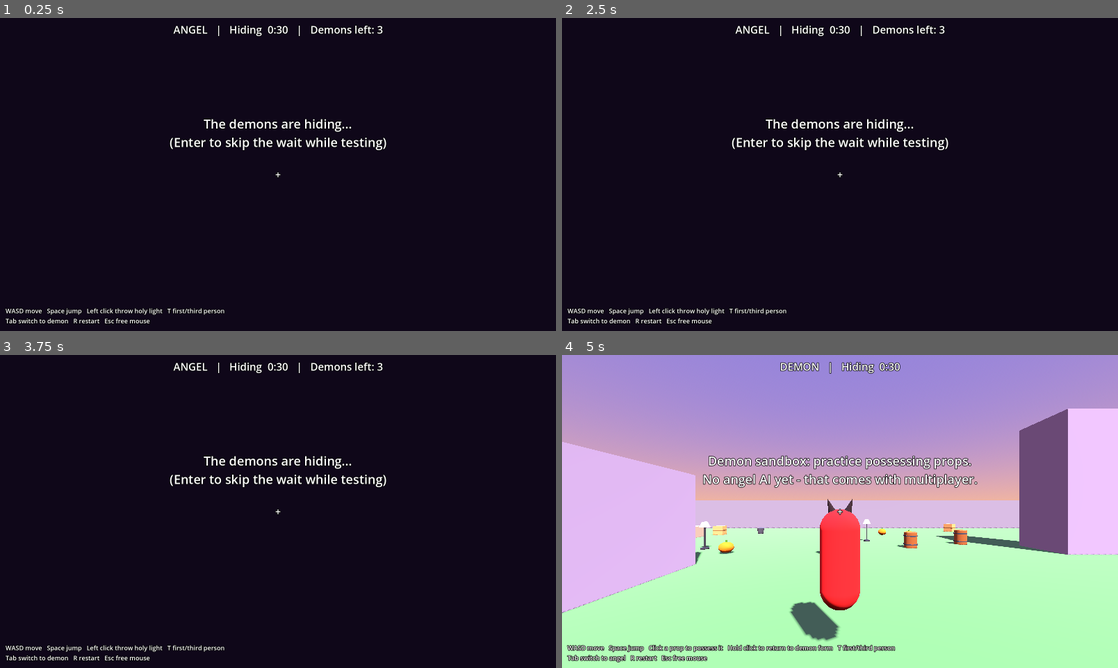
Above: before the commit, frames 1-4 (two rows, left to right).
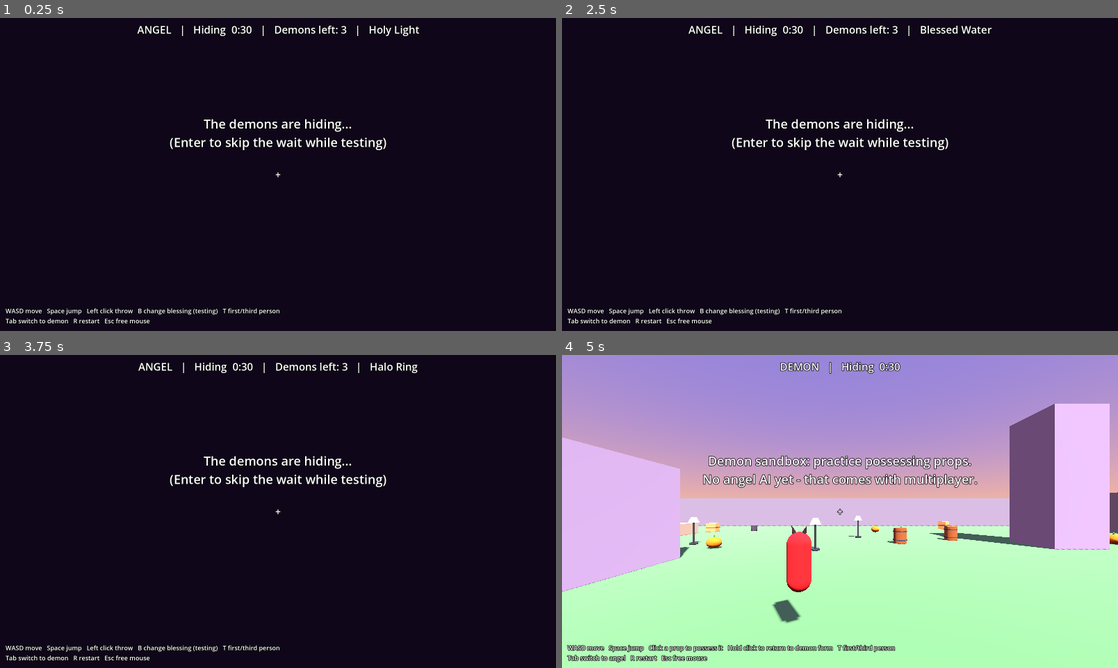
Above: after the commit, the same moments.

Repository: theobigdog/Halos_and_Horns
Game: Godot game, scene res://main.tscn
Two runs of this game, one before a commit and one after it. Both use one fixed random seed, a clock stepped at 60 frames per second and the inputs below.
Inputs (mouse positions are in pixels of both pictures, inside the frame that each line leads up to):
- Up to frame 1 (0.25 s): no input
- Up to frame 2 (2.5 s): tap Enter (skip_hiding) at 0.5 s; move the mouse to (867, 174) at 0.52 s; press the mouse at (867, 174) at 0.53 s; hold W (move_forward) from 0.53 s (still down); tap Space (jump) at 0.77, 1.07, 1.52, 1.82 s; tap Tab (switch_role) at 0.8, 1.35 s; tap A (move_left) at 1.25 s; move the mouse to (812, 174) at 1.27 s; release the mouse at (812, 174) at 1.28 s; click (812, 174) at 1.42 s; tap T (toggle_view) at 1.55 s; tap R (restart) at 2 s; move the mouse to (851, 168) at 2.02 s; hold T (toggle_view) from 2.03 s (still down); click (851, 168) at 2.17 s; tap B (cycle_blessing, bound only after the commit) at 2.3 s
- Up to frame 3 (3.75 s): keep holding W (move_forward); tap R (restart) at 2.75, 3.5 s; move the mouse to (272, 517) at 2.77 s; release T (toggle_view) at 2.78 s; tap B (cycle_blessing, bound only after the commit) at 2.85 s; click (272, 517) at 2.92 s; tap Space (jump) at 3.02, 3.05, 3.32, 3.6 s; move the mouse to (316, 514) at 3.52 s; press the mouse at (316, 514) at 3.53 s
- Up to frame 4 (5 s): keep holding W (move_forward); tap Space (jump) at 3.77, 4.07, 4.52, 4.82 s; tap R (restart) at 4.15, 4.25 s; move the mouse to (795, 508) at 4.27 s; release the mouse at (795, 508) at 4.28 s; click (795, 508) at 4.35 s; tap Tab (switch_role) at 4.55 s

The runs differ from the first frame. In frame 1, 1.0% of the frame differs, in the area x 24-76%, y 2-95%; in frame 2, 1.1%; in frame 3, 1.0%; in frame 4, 11%, in the area x 0-100%, y 15-92%.

Commit message:
Playtest round 2: softer sounds, blessing types, small demon, prop outline
- Sounds are now soft chimes instead of harsh beeps
- Five blessing types (Holy Light, Blessed Water, Halo Ring, Feather,
  Choir Note), each with its own color and throw sound; B cycles them
  for testing (later these tie to angel cosmetics)
- Demons are 60% of angel size
- Third-person camera sits over the right shoulder and above the head,
  so your own demon never covers the crosshair
- The prop under the crosshair gets an orange outline
- Tests cover all of the above, including the crosshair-blocking bug

Co-Authored-By: Claude Opus 5.5 <noreply@anthropic.com>
Claude-Session: https://claude.ai/code/session_01WDwUU59zpfK1jPnNQB5a8j

Diff:
--- /dev/null
+++ b/scripts/blessings.gd
@@ -0,0 +1,23 @@
+# The kinds of blessed projectiles angels can throw. All deal holy damage;
+# they differ in look and sound. Later these get tied to angel skins/cosmetics.
+extends RefCounted
+
+const KINDS := {
+	"holy_light": {"label": "Holy Light", "color": Color(1.0, 0.9, 0.4)},
+	"blessed_water": {"label": "Blessed Water", "color": Color(0.45, 0.75, 1.0)},
+	"halo_ring": {"label": "Halo Ring", "color": Color(1.0, 0.8, 0.2)},
+	"feather": {"label": "Feather", "color": Color(0.95, 0.95, 1.0)},
+	"choir": {"label": "Choir Note", "color": Color(0.85, 0.65, 1.0)},
+}
+
+
+static func names() -> Array:
+	return KINDS.keys()
+
+
+static func label(kind: String) -> String:
+	return KINDS[kind]["label"]
+
+
+static func color(kind: String) -> Color:
+	return KINDS[kind]["color"]
--- a/scripts/main.gd
+++ b/scripts/main.gd
@@ -7,6 +7,7 @@
 const Player = preload("res://scripts/player.gd")
 const BotDemon = preload("res://scripts/bot_demon.gd")
 const Sfx = preload("res://scripts/sfx.gd")
+const Blessings = preload("res://scripts/blessings.gd")
 
 const HIDE_TIME := 30.0
 const HUNT_TIME := 180.0
@@ -49,7 +50,7 @@
 	player = Player.new()
 	player.role = role
 	add_child(player)
-	player.threw.connect(func(): _play("throw"))
+	player.threw.connect(func(kind): _play("throw_" + kind))
 	player.form_changed.connect(func(): _play("possess"))
 	player.hit_confirmed.connect(_on_hit_confirmed)
 	Input.mouse_mode = Input.MOUSE_MODE_CAPTURED
@@ -73,6 +74,7 @@
 	_add_key("move_right", KEY_D)
 	_add_key("jump", KEY_SPACE)
 	_add_key("toggle_view", KEY_T)
+	_add_key("cycle_blessing", KEY_B)
 	_add_key("switch_role", KEY_TAB)
 	_add_key("restart", KEY_R)
 	_add_key("skip_hiding", KEY_ENTER)
@@ -225,7 +227,7 @@
 	time_left = HIDE_TIME
 	blind_rect.visible = role == "angel"
 	if role == "angel":
-		controls_label.text = "WASD move   Space jump   Left click throw holy light   T first/third person\nTab switch to demon   R restart   Esc free mouse"
+		controls_label.text = "WASD move   Space jump   Left click throw   B change blessing (testing)   T first/third person\nTab switch to demon   R restart   Esc free mouse"
 		_toast("The demons are hiding...\n(Enter to skip the wait while testing)", HIDE_TIME)
 	else:
 		controls_label.text = "WASD move   Space jump   Click a prop to possess it   Hold click to return to demon form   T first/third person\nTab switch to angel   R restart   Esc free mouse"
@@ -329,13 +331,15 @@
 
 func _build_sounds() -> void:
 	var streams := {
-		"throw": Sfx.throw_sound(),
 		"hit": Sfx.hit_sound(),
 		"caught": Sfx.caught_sound(),
 		"possess": Sfx.possess_sound(),
 	}
+	for kind in Blessings.names():
+		streams["throw_" + kind] = Sfx.throw_sound(kind)
 	for sound_name in streams:
 		var asp := AudioStreamPlayer.new()
+		asp.max_polyphony = 4   # overlapping plays layer instead of cutting off
 		asp.stream = streams[sound_name]
 		add_child(asp)
 		_sounds[sound_name] = asp
@@ -366,7 +370,7 @@
 	var side := "ANGEL" if role == "angel" else "DEMON"
 	var text := "%s   |   %s  %s" % [side, phase, clock if state != State.ENDED else ""]
 	if role == "angel":
-		text += "   |   Demons left: %d" % bots_left
+		text += "   |   Demons left: %d   |   %s" % [bots_left, Blessings.label(player.blessing)]
 	status_label.text = text
 	_hitmarker_time -= delta
 	if _hitmarker_time > 0.0:
--- a/scripts/player.gd
+++ b/scripts/player.gd
@@ -3,12 +3,13 @@
 extends CharacterBody3D
 
 signal hit_confirmed   # one of our throws hit a demon
-signal threw           # we threw holy light
+signal threw(kind)     # we threw a blessed projectile of this kind
 signal form_changed    # we possessed a prop or returned to demon form
 
 const PropLib = preload("res://scripts/prop_library.gd")
 const Projectile = preload("res://scripts/projectile.gd")
 const Effects = preload("res://scripts/effects.gd")
+const Blessings = preload("res://scripts/blessings.gd")
 
 const ANGEL_SPEED := 6.0
 const DEMON_SPEED := 6.5
@@ -19,7 +20,10 @@
 const POSSESS_REACH := 6.0        # how far past the camera a demon can possess
 const THIRD_PERSON_DISTANCE := 3.5
 const HOLD_TO_RETURN := 0.6       # seconds to hold left click to leave a prop
-const BODY_HEIGHT := 1.7
+const BODY_HEIGHT := 1.7         # angel height
+const DEMON_SCALE := 0.6          # demons are little gremlins: 60% of angel size
+const SHOULDER_OFFSET := 0.7      # third-person camera sits over the right shoulder
+const OUTLINE_COLOR := Color(1.0, 0.35, 0.1)
 
 var role := "demon"           # "angel" or "demon"
 var frozen := false           # true while angels wait out the hiding period
@@ -27,12 +31,15 @@
 var look_target_type := ""    # prop type the demon is aiming at (for the HUD hint)
 var first_person := {"angel": true, "demon": false}
 var hold_fraction := 0.0      # 0-1 progress of hold-to-return (for the HUD)
+var blessing := "holy_light"  # which blessed projectile an angel throws
 
 var gravity: float = ProjectSettings.get_setting("physics/3d/default_gravity")
 var _shoot_cooldown := 0.0
 var _holding := false
 var _hold_time := 0.0
 var _form_height := BODY_HEIGHT
+var _hover_prop: Node3D       # prop currently outlined under the crosshair
+var _outline_mat: StandardMaterial3D
 
 var shape_node: CollisionShape3D
 var visual_root: Node3D
@@ -64,6 +71,7 @@
 	look_target_type = ""
 	_holding = false
 	hold_fraction = 0.0
+	_set_hover(null)
 	pivot.rotation = Vector3.ZERO
 	_apply_form()
 
@@ -77,11 +85,12 @@
 		_form_height = PropLib.height(possessed_type)
 	else:
 		visual_root.add_child(_make_body_visual())
+		var body_scale := _body_scale()
 		var capsule := CapsuleShape3D.new()
-		capsule.radius = 0.35
-		capsule.height = BODY_HEIGHT
+		capsule.radius = 0.35 * body_scale
+		capsule.height = BODY_HEIGHT * body_scale
 		shape_node.shape = capsule
-		_form_height = BODY_HEIGHT
+		_form_height = BODY_HEIGHT * body_scale
 	shape_node.position.y = _form_height / 2.0
 	_apply_camera()
 
@@ -89,13 +98,20 @@
 func _apply_camera() -> void:
 	if first_person[role]:
 		# Eyes at the top of the body, or just above the possessed prop.
-		pivot.position.y = 1.55 if possessed_type == "" else _form_height + 0.15
+		pivot.position.y = _form_height * 0.9 if possessed_type == "" else _form_height + 0.15
+		spring.position.x = 0.0
 		spring.spring_length = 0.0
 		visual_root.visible = false
 	else:
-		pivot.position.y = maxf(_form_height * 0.8, 0.6) + 0.3
+		# Over the shoulder and above the head, so our own body never covers the crosshair.
+		pivot.position.y = maxf(_form_height, 0.6) + 0.35
+		spring.position.x = SHOULDER_OFFSET
 		spring.spring_length = THIRD_PERSON_DISTANCE
 		visual_root.visible = true
+
+
+func _body_scale() -> float:
+	return 1.0 if role == "angel" else DEMON_SCALE
 
 
 func toggle_view() -> void:
@@ -149,6 +165,7 @@
 			eye.material_override = yellow
 			eye.position = Vector3(0.12 * side, 1.45, -0.31)   # -Z is forward
 			root.add_child(eye)
+		root.scale = Vector3.ONE * DEMON_SCALE
 	return root
 
 
@@ -166,6 +183,9 @@
 		return
 	if event.is_action_pressed("toggle_view"):
 		toggle_view()
+		return
+	if event.is_action_pressed("cycle_blessing") and role == "angel":
+		cycle_blessing()
 		return
 	if frozen:
 		return
@@ -219,9 +239,36 @@
 			hold_fraction = 0.0
 			unpossess()
 	var target := _aim_ray(spring.spring_length + POSSESS_REACH)
-	look_target_type = ""
+	var hovered: Node3D = null
 	if not target.is_empty() and target["collider"].is_in_group("prop"):
-		look_target_type = target["collider"].get_meta("prop_type")
+		hovered = target["collider"]
+	_set_hover(hovered)
+	look_target_type = hovered.get_meta("prop_type") if hovered else ""
+
+
+# Outline the prop under the crosshair so you know exactly what you'll become.
+func _set_hover(prop: Node3D) -> void:
+	if prop == _hover_prop and is_instance_valid(prop):
+		return
+	if is_instance_valid(_hover_prop):
+		_apply_outline(_hover_prop, null)
+	_hover_prop = prop
+	if prop:
+		if _outline_mat == null:
+			_outline_mat = StandardMaterial3D.new()
+			_outline_mat.shading_mode = BaseMaterial3D.SHADING_MODE_UNSHADED
+			_outline_mat.cull_mode = BaseMaterial3D.CULL_FRONT   # only the "shell" shows
+			_outline_mat.grow = true
+			_outline_mat.grow_amount = 0.04
+			_outline_mat.albedo_color = OUTLINE_COLOR
+		_apply_outline(prop, _outline_mat)
+
+
+func _apply_outline(node: Node, material: Material) -> void:
+	for child in node.get_children():
+		if child is MeshInstance3D:
+			child.material_overlay = material
+		_apply_outline(child, material)
 
 
 # Ray straight out of the camera (the crosshair), ignoring ourselves.
@@ -259,6 +306,7 @@
 
 func _shoot() -> void:
 	var p := Projectile.new()
+	p.color = Blessings.color(blessing)   # before add_child: its glow is built on entering the world
 	get_parent().add_child(p)
 	var forward := -camera.global_transform.basis.z
 	# In third person, start the throw at the angel's hand height, not back at the camera.
@@ -274,4 +322,9 @@
 	p.velocity = direction * PROJECTILE_SPEED + Vector3.UP * 0.6
 	p.shooter = self
 	_shoot_cooldown = SHOOT_COOLDOWN
-	threw.emit()
+	threw.emit(blessing)
+
+
+func cycle_blessing() -> void:
+	var kinds := Blessings.names()
+	blessing = kinds[(kinds.find(blessing) + 1) % kinds.size()]
--- a/scripts/projectile.gd
+++ b/scripts/projectile.gd
@@ -7,8 +7,7 @@
 const DAMAGE := 25
 const GRAVITY := 4.0
 const LIFETIME := 3.0
-const COLOR := Color(1.0, 0.9, 0.4)
-
+var color := Color(1.0, 0.9, 0.4)   # set by the thrower from its blessing type
 var velocity := Vector3.ZERO
 var shooter: CollisionObject3D
 var _life := LIFETIME
@@ -21,9 +20,9 @@
 	s.height = 0.24
 	mi.mesh = s
 	var m := StandardMaterial3D.new()
-	m.albedo_color = COLOR
+	m.albedo_color = color
 	m.emission_enabled = true
-	m.emission = COLOR
+	m.emission = color
 	m.emission_energy_multiplier = 2.0
 	mi.material_override = m
 	add_child(mi)
--- a/scripts/sfx.gd
+++ b/scripts/sfx.gd
@@ -1,24 +1,38 @@
 # Placeholder sound effects, generated in code so there are no audio files yet.
-# Swap these for real sounds later.
+# Soft, chime-like tones: sine partials with a gentle attack and a smooth decay.
+# Swap these for real recorded sounds later.
 extends RefCounted
 
 const RATE := 22050
 
 
-# A tone sliding from f_start to f_end Hz, with a quick fade-out.
-# noise_mix 0-1 blends in white noise (for whooshy sounds).
-static func tone(f_start: float, f_end: float, seconds: float, volume := 0.5, noise_mix := 0.0) -> AudioStreamWAV:
+# Bell/chime: a few sine partials (Hz, relative loudness) with exponential decay.
+# shimmer adds a slow wobble; air adds soft filtered noise (breathy, feathery).
+static func chime(partials: Array, seconds: float, volume := 0.2, decay := 5.0,
+		shimmer := 0.0, air := 0.0, glide := 1.0) -> AudioStreamWAV:
 	var n := int(RATE * seconds)
 	var data := PackedByteArray()
 	data.resize(n * 2)
-	var phase := 0.0
+	var phases := []
+	for p in partials:
+		phases.append(0.0)
+	var noise := 0.0
 	for i in n:
-		var t := float(i) / n
-		var freq := lerpf(f_start, f_end, t)
-		phase += TAU * freq / RATE
-		var env := minf(t * 30.0, 1.0) * (1.0 - t)   # tiny attack, linear fade
-		var s := lerpf(sin(phase), randf_range(-1.0, 1.0), noise_mix)
-		data.encode_s16(i * 2, int(clampf(s * env * volume, -1.0, 1.0) * 32767.0))
+		var t := float(i) / RATE
+		var attack := minf(t / 0.015, 1.0)          # 15 ms fade-in: no click
+		var env := attack * exp(-decay * t / seconds)
+		var tail := minf((seconds - t) / 0.03, 1.0)  # fade the last 30 ms to silence
+		var bend := lerpf(1.0, glide, float(i) / n)  # pitch glide over the sound
+		var wobble := 1.0 + shimmer * sin(TAU * 6.0 * t)
+		var s := 0.0
+		for k in partials.size():
+			var freq: float = partials[k][0] * bend * wobble
+			phases[k] += TAU * freq / RATE
+			s += sin(phases[k]) * partials[k][1]
+		if air > 0.0:
+			noise = lerpf(noise, randf_range(-1.0, 1.0), 0.08)   # low-passed noise
+			s += noise * air * 4.0
+		data.encode_s16(i * 2, int(clampf(s * env * tail * volume, -1.0, 1.0) * 32767.0))
 	var wav := AudioStreamWAV.new()
 	wav.format = AudioStreamWAV.FORMAT_16_BITS
 	wav.mix_rate = RATE
@@ -26,17 +40,32 @@
 	return wav
 
 
-static func throw_sound() -> AudioStreamWAV:
-	return tone(900.0, 300.0, 0.12, 0.25, 0.6)
+# Each blessing type gets its own throw sound.
+static func throw_sound(kind: String) -> AudioStreamWAV:
+	match kind:
+		"holy_light":     # soft high shimmer
+			return chime([[1320.0, 0.6], [1980.0, 0.3], [2640.0, 0.15]], 0.35, 0.16, 4.0, 0.004)
+		"blessed_water":  # bubbly, wobbling droplet
+			return chime([[700.0, 0.7], [1050.0, 0.3]], 0.3, 0.16, 5.0, 0.04, 0.0, 1.5)
+		"halo_ring":      # two clean ringing tones
+			return chime([[988.0, 0.5], [1480.0, 0.5]], 0.45, 0.14, 3.5)
+		"feather":        # breathy, airy puff
+			return chime([[600.0, 0.15]], 0.3, 0.14, 4.0, 0.0, 0.5, 0.7)
+		"choir":          # tiny "aah" chord
+			return chime([[523.0, 0.5], [659.0, 0.4], [784.0, 0.4], [1046.0, 0.2]], 0.5, 0.12, 3.0, 0.006)
+	return chime([[1320.0, 1.0]], 0.3)
 
 
 static func hit_sound() -> AudioStreamWAV:
-	return tone(1300.0, 1900.0, 0.09, 0.45)
+	# soft bright "ting"
+	return chime([[1760.0, 0.6], [2640.0, 0.3], [3520.0, 0.1]], 0.4, 0.2, 6.0)
 
 
 static func caught_sound() -> AudioStreamWAV:
-	return tone(500.0, 1100.0, 0.35, 0.5)
+	# gentle rising chord swell
+	return chime([[523.0, 0.4], [659.0, 0.35], [784.0, 0.35], [1046.0, 0.25]], 1.0, 0.18, 2.5, 0.005, 0.0, 1.12)
 
 
 static func possess_sound() -> AudioStreamWAV:
-	return tone(220.0, 90.0, 0.25, 0.5, 0.3)
+	# low, smooth demonic "whumm"
+	return chime([[110.0, 0.7], [165.0, 0.3]], 0.45, 0.3, 4.0, 0.0, 0.3, 0.7)
--- a/tests/test_gameplay.gd
+++ b/tests/test_gameplay.gd
@@ -86,12 +86,35 @@
 	player.toggle_view()
 	check(player.spring.spring_length == 0.0, "T switches back to first person")
 
+	# ---- Blessings ----
+	var first_kind: String = player.blessing
+	player.cycle_blessing()
+	check(player.blessing != first_kind, "B cycles to another blessing (%s)" % player.blessing)
+	var thrown := [""]
+	player.threw.connect(func(kind): thrown[0] = kind)
+	player._shoot()
+	await frames(1)
+	check(thrown[0] == player.blessing, "throw reports its blessing kind for the sound")
+
 	# ---- Demon sandbox ----
 	main.role = "demon"
 	main.start_round()
 	await frames(3)
 	check(player.role == "demon", "switched to the demon side")
 	check(get_nodes_in_group("demon").is_empty(), "no bot demons in the sandbox")
+	var cap: CapsuleShape3D = player.shape_node.shape
+	check(cap.height < 1.2, "demon is small (%.2f m tall)" % cap.height)
+	# The playtest bug: our own demon covered the crosshair. Cast the crosshair
+	# ray WITHOUT ignoring ourselves, looking straight ahead and slightly down.
+	for pitch in [0.0, -0.3, -0.6]:
+		player.pivot.rotation.x = pitch
+		await frames(2)
+		var cam: Camera3D = player.camera
+		var q := PhysicsRayQueryParameters3D.create(cam.global_position,
+				cam.global_position - cam.global_transform.basis.z * 6.0)
+		var self_hit: Dictionary = player.get_world_3d().direct_space_state.intersect_ray(q)
+		check(self_hit.is_empty() or self_hit["collider"] != player,
+				"own demon doesn't block the crosshair (pitch %.1f)" % pitch)
 	var prop: Node3D = get_nodes_in_group("prop")[0]
 	var lined: bool = false
 	for p in get_nodes_in_group("prop"):
@@ -100,6 +123,14 @@
 		if lined:
 			break
 	check(lined, "lined up on a prop")
+	await frames(2)
+	var outlined := false
+	for c in prop.get_children():
+		if c is Node3D:
+			for m in c.get_children():
+				if m is MeshInstance3D and m.material_overlay != null:
+					outlined = true
+	check(outlined, "hovered prop is outlined")
 	var ok: bool = player.try_possess()
 	check(ok and player.possessed_type == prop.get_meta("prop_type"),
 			"demon possessed a %s" % prop.get_meta("prop_type"))
